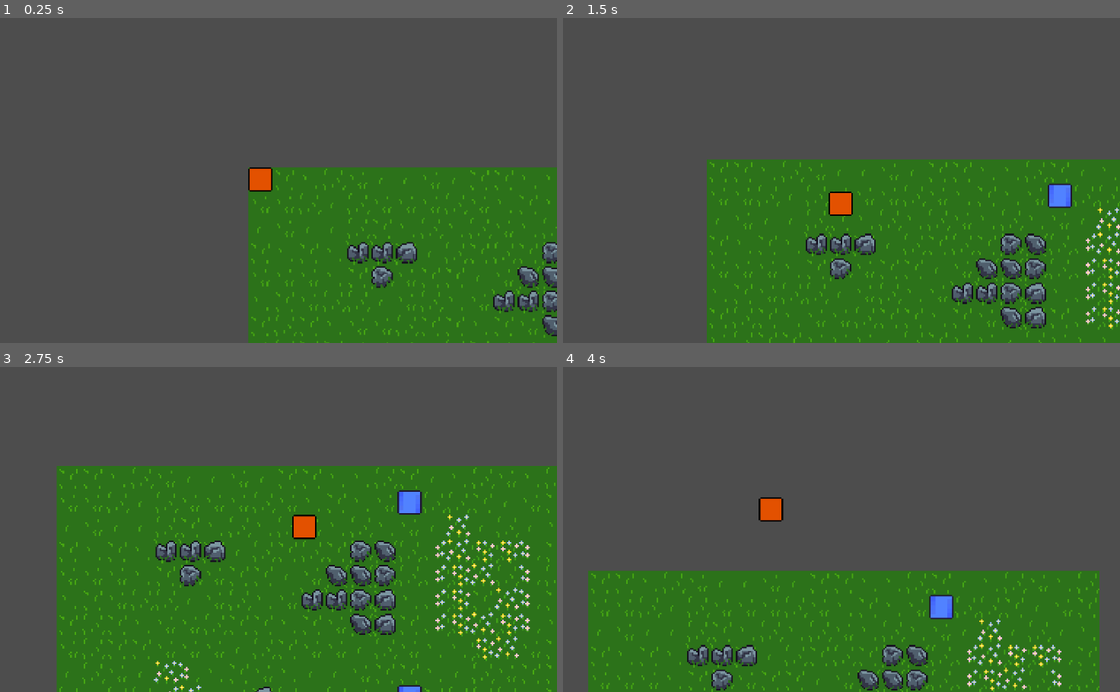
Above: before the commit, frames 1-4 (two rows, left to right).
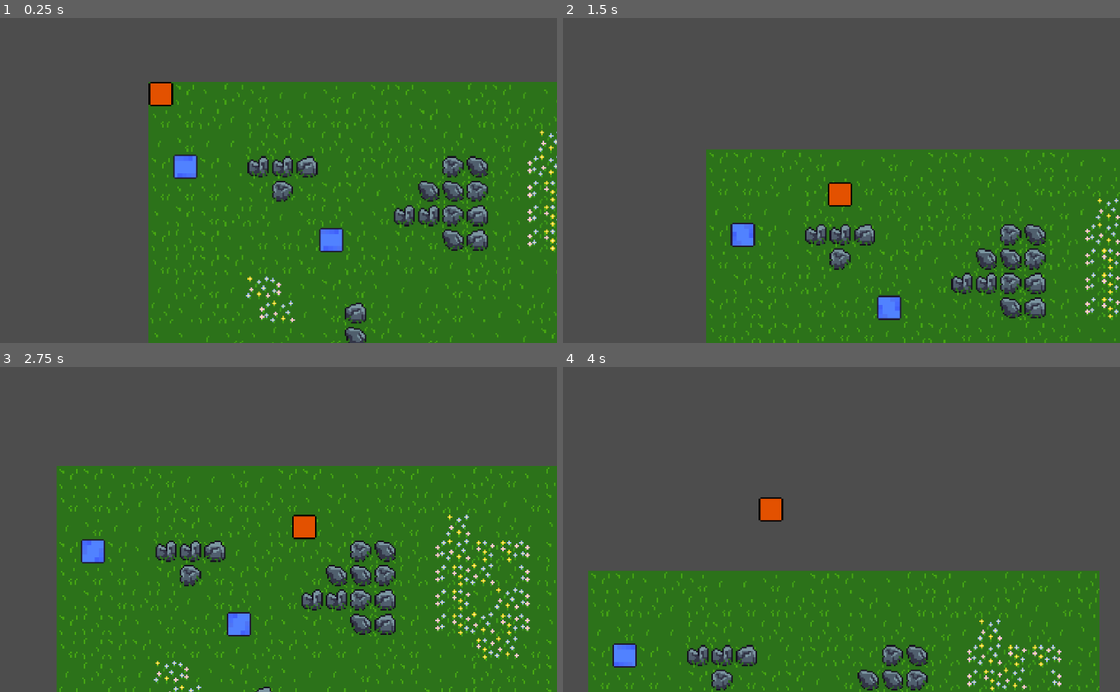
Above: after the commit, the same moments.

Repository: Pingo-11/square-isle
Game: Godot game, scene res://world.tscn
Two runs of this game, one before a commit and one after it. Both use one fixed random seed, a clock stepped at 60 frames per second and the inputs below.
Inputs:
- Up to frame 1 (0.25 s): no input
- Up to frame 2 (1.5 s): hold Right (ui_right) 0.53-1.28 s; hold Down (ui_down) from 1.28 s (still down)
- Up to frame 3 (2.75 s): release Down (ui_down) at 2.03 s; hold Right (ui_right) from 2.03 s (still down)
- Up to frame 4 (4 s): release Right (ui_right) at 2.78 s; hold Up (ui_up) 2.78-3.53 s; hold Left (ui_left) from 3.53 s (still down)

The runs differ from the first frame. In frame 1, 37% of the frame differs, in the area x 26-100%, y 19-100%; in frame 2, 12%; in frame 3, 1.1%; in frame 4, 0.7%.

Commit message:
Decoupled movement logic
- Introduced MoveInterface and player_move_component to decouple logic.
- Reorganised spawner scripts and scenes

Diff:
--- a/Entities/Interactables/Level Boxes/level_box.tscn
+++ b/Entities/Interactables/Level Boxes/level_box.tscn
@@ -70,4 +70,5 @@
 
 [node name="AnimatedSprite2D" type="AnimatedSprite2D" parent="."]
 sprite_frames = SubResource("SpriteFrames_q6cst")
+autoplay = "default"
 frame_progress = 0.193608
--- a/Entities/Player/Player.tscn
+++ b/Entities/Player/Player.tscn
@@ -1,10 +1,11 @@
-[gd_scene load_steps=7 format=3 uid="uid://dpy7q11xtyduo"]
+[gd_scene load_steps=8 format=3 uid="uid://dpy7q11xtyduo"]
 
 [ext_resource type="Script" uid="uid://x3e62o0t5ov4" path="res://Entities/Player/player.gd" id="1_xhfnw"]
 [ext_resource type="Texture2D" uid="uid://dsu5kr7vx6yxa" path="res://Entities/Player/Player.png" id="2_kpjcp"]
 [ext_resource type="Script" uid="uid://do0rh23iytieb" path="res://state_machine.gd" id="3_vweq0"]
 [ext_resource type="Script" uid="uid://b3a3x5rl4jr3a" path="res://Entities/Player/States/Idle/idle.gd" id="4_1des2"]
 [ext_resource type="Script" uid="uid://c47uk8dspbntr" path="res://Entities/Player/States/Move/move.gd" id="5_an6q6"]
+[ext_resource type="Script" uid="uid://bifst15uw1vql" path="res://Entities/Player/player_move_component.gd" id="6_t38ms"]
 
 [sub_resource type="RectangleShape2D" id="RectangleShape2D_xhfnw"]
 size = Vector2(14, 14)
@@ -30,3 +31,6 @@
 [node name="move" type="Node" parent="state_machine" node_paths=PackedStringArray("idle_state")]
 script = ExtResource("5_an6q6")
 idle_state = NodePath("../idle")
+
+[node name="player_move_component" type="Node" parent="."]
+script = ExtResource("6_t38ms")
--- a/Entities/Player/States/Move/move.gd
+++ b/Entities/Player/States/Move/move.gd
@@ -26,14 +26,8 @@
 	var target_cell : Vector2
 	# Input to direction mapping
 	# TODO stop priority (currently right, left, up, down)
-	if Input.get_action_strength("ui_right"):
-		dir = Vector2.RIGHT
-	elif Input.get_action_strength("ui_left"):
-		dir = Vector2.LEFT
-	elif Input.get_action_strength("ui_up"):
-		dir = Vector2.UP
-	elif Input.get_action_strength("ui_down"):
-		dir = Vector2.DOWN
+
+	dir = move_component.get_movement_input()
 
 	#Handle if object is in the way
 	target_pos = parent.position + dir * parent.GRID_SIZE
@@ -44,20 +38,23 @@
 
 	parent.direction = dir
 
+	move_to(target_pos)
+	return true
 	# Interpolation between movement
-	# TODO Set to snap backwards if not input direction long enough after tween reset
-	create_tween().tween_property(parent, "position" , target_pos, parent.move_animation_speed)\
-	.set_ease(Tween.EASE_OUT)\
-	.set_trans(Tween.TRANS_LINEAR)\
-	.connect("finished", on_tween_finish)
-	return true
 
-func obstacle_check(target_pos: Vector2) -> bool:
+func obstacle_check(target: Vector2) -> bool:
 	for obstacle_chart in get_tree().get_nodes_in_group("obstacles"):
-		var target_cell = obstacle_chart.local_to_map(target_pos)
+		var target_cell = obstacle_chart.local_to_map(target)
 		if obstacle_chart.get_cell_source_id(target_cell) != -1:
 			return true
 	return false
 
+func move_to(target: Vector2):
+	# TODO Set to snap backwards if not input direction long enough after tween reset
+	create_tween().tween_property(parent, "position" , target, parent.move_animation_speed)\
+	.set_ease(Tween.EASE_OUT)\
+	.set_trans(Tween.TRANS_LINEAR)\
+	.connect("finished", on_tween_finish)
+
 func on_tween_finish() -> void:
 	move_finish = true
--- a/Entities/Player/player.gd
+++ b/Entities/Player/player.gd
@@ -3,6 +3,8 @@
 
 @onready
 var state_machine = $state_machine
+@onready
+var move_component = $player_move_component
 
 @export
 var move_animation_speed = 0.09
@@ -13,7 +15,7 @@
 # Called when the node enters the scene tree for the first time.
 func _ready() -> void:
 	#initialise state machine, with reference to player
-	state_machine.init(self)
+	state_machine.init(self, move_component)
 
 # Called every frame. 'delta' is the elapsed time since the previous frame.
 func _process(delta: float) -> void:
--- /dev/null
+++ b/Entities/Player/player_move_component.gd
@@ -0,0 +1,17 @@
+extends MoveInterface
+
+
+func get_movement_input():
+	var dir: Vector2
+
+	# TODO stop priority (currently right, left, up, down)
+	if Input.get_action_strength("ui_right"):
+		dir = Vector2.RIGHT
+	elif Input.get_action_strength("ui_left"):
+		dir = Vector2.LEFT
+	elif Input.get_action_strength("ui_up"):
+		dir = Vector2.UP
+	elif Input.get_action_strength("ui_down"):
+		dir = Vector2.DOWN
+
+	return dir
--- a/Scripts/Spawners/level_box_spawners.gd
+++ b/Entities/Spawner/spawner.gd
@@ -1,5 +1,4 @@
 extends Node2D
-
 
 @export
 var num_of_spawn_points: int
@@ -14,10 +13,6 @@
 
 	spawn_random(spawn_points, spawn_node, num_of_spawn_points)
 
-# Called every frame. 'delta' is the elapsed time since the previous frame.
-func _process(delta: float) -> void:
-	pass
-
 # spawn scene on random point, then removes the point
 func spawn_random(spawn_points: Array[Node], scene: PackedScene, iterations: int) -> void:
 
--- /dev/null
+++ b/Entities/Spawner/spawner.tscn
@@ -0,0 +1,6 @@
+[gd_scene load_steps=2 format=3 uid="uid://heptycecnfoq"]
+
+[ext_resource type="Script" uid="uid://c4nla1jswhl4s" path="res://Entities/Spawner/spawner.gd" id="1_xfrh2"]
+
+[node name="spawner" type="Node2D"]
+script = ExtResource("1_xfrh2")
--- /dev/null
+++ b/Scripts/Move interface/move_interface.gd
@@ -0,0 +1,7 @@
+class_name MoveInterface
+extends Node
+
+## Returns a vector2 where x -> [-1, 1] = [left, right]
+## and where y  -> [-1, 1] = [up, down]
+func get_movement_input() -> Vector2:
+	return Vector2.ZERO
--- a/Scripts/State/player_state.gd
+++ b/Scripts/State/player_state.gd
@@ -2,6 +2,7 @@
 class_name PlayState
 
 var parent: CharacterBody2D
+var move_component
 
 func enter() -> void:
 	pass
--- a/state_machine.gd
+++ b/state_machine.gd
@@ -7,9 +7,10 @@
 
 # Initialise state machine, giving each child a reference to parent
 # Set start state to current state
-func init(parent: Player) -> void:
+func init(parent: Player, move_component: MoveInterface) -> void:
 	for child in get_children():
 		child.parent = parent
+		child.move_component = move_component
 
 	swap_state(starting_state)
 
--- a/world.tscn
+++ b/world.tscn
@@ -4,7 +4,7 @@
 [ext_resource type="Texture2D" uid="uid://bq10dg0auulcs" path="res://Entities/Terrain/Ground.png" id="2_aqk2v"]
 [ext_resource type="PackedScene" uid="uid://dpy7q11xtyduo" path="res://Entities/Player/Player.tscn" id="2_tlwt5"]
 [ext_resource type="Texture2D" uid="uid://drbkw5lthajw1" path="res://Entities/Terrain/Obstacles.png" id="3_036b0"]
-[ext_resource type="Script" uid="uid://c4nla1jswhl4s" path="res://Scripts/Spawners/level_box_spawners.gd" id="4_dwbse"]
+[ext_resource type="PackedScene" uid="uid://heptycecnfoq" path="res://Entities/Spawner/spawner.tscn" id="4_pkg7o"]
 [ext_resource type="PackedScene" uid="uid://c6a1aepxp850j" path="res://Entities/Camera/follow_camera.tscn" id="5_036b0"]
 [ext_resource type="PackedScene" uid="uid://b5hisrbnjxff0" path="res://Entities/Interactables/Level Boxes/level_box.tscn" id="5_pkg7o"]
 
@@ -47,25 +47,25 @@
 tile_map_data = PackedByteArray("AAANAAYABAAAAAAAAAANAAUABAAAAAAAAAAMAAUABAACAAAAAAALAAUABAABAAAAAAAKAAUABAABAAAAAAALAA …(192 unchanged characters)…
 tile_set = SubResource("TileSet_ioo17")
 
-[node name="level box spawners" type="Node2D" parent="Terrain"]
-script = ExtResource("4_dwbse")
+[node name="spawner" parent="Terrain" instance=ExtResource("4_pkg7o")]
 num_of_spawn_points = 2
 spawn_node = ExtResource("5_pkg7o")
 
-[node name="level box spawn 1" type="Marker2D" parent="Terrain/level box spawners"]
+[node name="level box point 1" type="Marker2D" parent="Terrain/spawner"]
 position = Vector2(120, 104)
 
-[node name="level box spawn 2" type="Marker2D" parent="Terrain/level box spawners"]
-position = Vector2(232, 152)
+[node name="level box point 2" type="Marker2D" parent="Terrain/spawner"]
+position = Vector2(24, 56)
 
-[node name="level box spawn 3" type="Marker2D" parent="Terrain/level box spawners"]
-position = Vector2(232, 24)
+[node name="level box point 3" type="Marker2D" parent="Terrain/spawner"]
+position = Vector2(104, 24)
 
 [node name="player" parent="." instance=ExtResource("2_tlwt5")]
 position = Vector2(8, 8)
 move_animation_speed = 0.15
 
 [node name="FollowCamera" parent="." instance=ExtResource("5_036b0")]
+position = Vector2(120, 104)
 zoom = Vector2(0.8, 0.8)
 position_smoothing_enabled = true
 target_path = NodePath("../player")
Not shown, added: Entities/Player/player_move_component.gd.uid
Renamed: Scripts/Spawners/level_box_spawners.gd.uid -> Entities/Spawner/spawner.gd.uid
Not shown, added: Scripts/Move interface/move_interface.gd.uid
